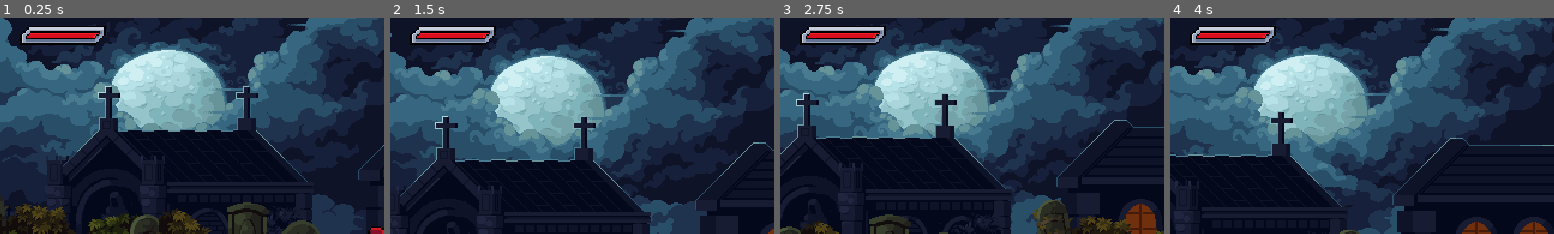
Above: before the commit, frames 1-4 (left to right).
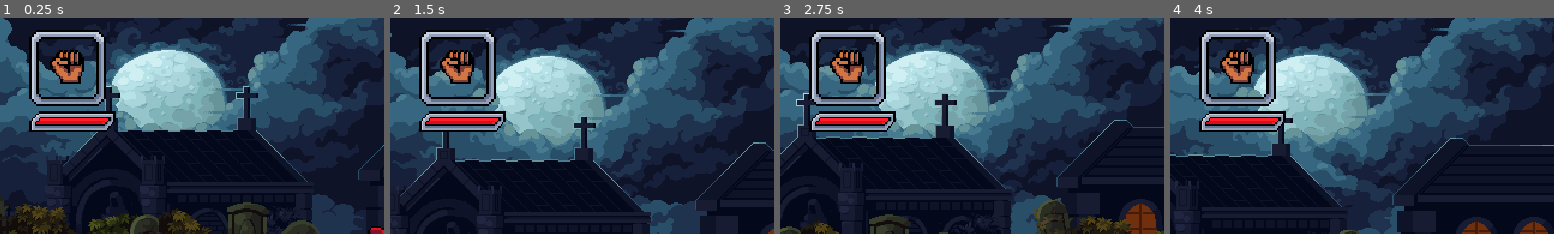
Above: after the commit, the same moments.

Repository: gabriel-codart/guerra-final
Game: Godot game, scene res://Scenes/Areas/area_cemetery.tscn
Two runs of this game, one before a commit and one after it. Both use one fixed random seed, a clock stepped at 60 frames per second and the inputs below. The project has no main scene, so this scene is started directly.
Inputs:
- Up to frame 1 (0.25 s): no input
- Up to frame 2 (1.5 s): hold Right (move_right) from 0.53 s (still down); tap Z (attack) at 0.6 s; tap Up (jump) at 0.77, 1.07 s; tap X (shoot) at 0.8, 1.35 s
- Up to frame 3 (2.75 s): tap Up (jump) at 1.52, 1.55, 1.82, 2.1 s; release Right (move_right) at 2.03 s; hold Left (move_left) from 2.03 s (still down); tap Z (attack) at 2.3 s
- Up to frame 4 (4 s): release Left (move_left) at 2.78 s; hold Right (move_right) from 2.78 s (still down); tap Z (attack) at 2.85 s; tap Up (jump) at 3.02, 3.32, 3.77, 3.8 s; tap X (shoot) at 3.05 s; tap 1 (get_default) at 3.6 s
The pictures show only the part of the screen within x 0-50%, y 2-52%; the shares and areas given below are measured in that part.

The runs differ from the first frame. In frame 1, 6.9% of the frame differs, in the area x 5-31%, y 3-53%; in frame 2, 6.9%; in frame 3, 6.9%; in frame 4, 6.9%.

Commit message:
feat: add Health Bar and Weapon Selector

Diff:
--- a/Scenes/Areas/area_cemetery.tscn
+++ b/Scenes/Areas/area_cemetery.tscn
@@ -4,7 +4,7 @@
 [ext_resource type="Texture2D" uid="uid://djj8vmy4ly3vs" path="res://Assets/Tiles/Cemetery/Parallax_Churches.png" id="2_hlbnd"]
 [ext_resource type="Texture2D" uid="uid://cveo464pxjgk5" path="res://Assets/Tiles/Cemetery/Parallax_Tombstones.png" id="3_3s0ni"]
 [ext_resource type="Texture2D" uid="uid://cxn62w14uejnx" path="res://Assets/Tiles/Cemetery/Tiles.png" id="4_e1hot"]
-[ext_resource type="PackedScene" uid="uid://v5eys0hxy1es" path="res://Scenes/protagonist/protagonist.tscn" id="5_22qiw"]
+[ext_resource type="PackedScene" uid="uid://v5eys0hxy1es" path="res://Scenes/Protagonist/protagonist.tscn" id="5_22qiw"]
 [ext_resource type="PackedScene" uid="uid://bul51wa0ie6a8" path="res://Scenes/Enemies/gangster_without_gun.tscn" id="6_8d2nw"]
 [ext_resource type="PackedScene" uid="uid://c2dhgpsfx2a8c" path="res://Scenes/HUD/hud.tscn" id="7_c7eds"]
 
--- a/Scenes/Enemies/gangster_without_gun.tscn
+++ b/Scenes/Enemies/gangster_without_gun.tscn
@@ -253,7 +253,7 @@
 radius = 131.84
 
 [sub_resource type="RectangleShape2D" id="RectangleShape2D_xry4c"]
-size = Vector2(26.2069, 8.96552)
+size = Vector2(26.8965, 7.5862)
 
 [node name="Gangster Without Gun" type="CharacterBody2D"]
 scale = Vector2(1.45, 1.45)
@@ -276,6 +276,7 @@
 wait_time = 2.0
 
 [node name="AttackTimer" type="Timer" parent="."]
+wait_time = 1.5
 
 [node name="DetectionArea2D" type="Area2D" parent="."]
 collision_layer = 0
@@ -290,7 +291,8 @@
 collision_mask = 2
 
 [node name="CollisionShape2D" type="CollisionShape2D" parent="AttackArea2D"]
-position = Vector2(23.4483, 14.8276)
+position = Vector2(23.7931, 14.1379)
+scale = Vector2(1, 1)
 shape = SubResource("RectangleShape2D_xry4c")
 debug_color = Color(1, 0.6, 0.701961, 0.419608)
 
--- a/Scenes/HUD/hud.tscn
+++ b/Scenes/HUD/hud.tscn
@@ -1,17 +1,57 @@
-[gd_scene load_steps=4 format=3 uid="uid://c2dhgpsfx2a8c"]
+[gd_scene load_steps=10 format=3 uid="uid://c2dhgpsfx2a8c"]
 
 [ext_resource type="Script" path="res://Scripts/HUD/hud.gd" id="1_3d8ni"]
+[ext_resource type="Texture2D" uid="uid://nv5ws6uwnu1t" path="res://Assets/Weapons/Default.png" id="2_kkc8p"]
 [ext_resource type="Texture2D" uid="uid://cmk3yxyyasb6e" path="res://Assets/HUD/Protagonist Health Bar Under.png" id="2_mh3a7"]
+[ext_resource type="Texture2D" uid="uid://bkk3631ktr1t0" path="res://Assets/HUD/Weapon Border.png" id="3_bw5gl"]
+[ext_resource type="Texture2D" uid="uid://4oxerhige7nt" path="res://Assets/Weapons/Pistol.png" id="3_dog1a"]
 [ext_resource type="Texture2D" uid="uid://d3guj1hbqe48w" path="res://Assets/HUD/Protagonist Health Bar Progress.png" id="3_riabt"]
+
+[sub_resource type="AtlasTexture" id="AtlasTexture_5fsb4"]
+atlas = ExtResource("2_kkc8p")
+region = Rect2(0, 0, 32, 32)
+
+[sub_resource type="AtlasTexture" id="AtlasTexture_2crst"]
+atlas = ExtResource("3_dog1a")
+region = Rect2(0, 0, 32, 32)
+
+[sub_resource type="SpriteFrames" id="SpriteFrames_u63ej"]
+animations = [{
+"frames": [{
+"duration": 1.0,
+"texture": SubResource("AtlasTexture_5fsb4")
+}],
+"loop": false,
+"name": &"default",
+"speed": 5.0
+}, {
+"frames": [{
+"duration": 1.0,
+"texture": SubResource("AtlasTexture_2crst")
+}],
+"loop": false,
+"name": &"pistol",
+"speed": 5.0
+}]
 
 [node name="HUD" type="CanvasLayer"]
 script = ExtResource("1_3d8ni")
 
+[node name="Weapon" type="AnimatedSprite2D" parent="."]
+position = Vector2(56, 48)
+scale = Vector2(1.5, 1.5)
+sprite_frames = SubResource("SpriteFrames_u63ej")
+animation = &"pistol"
+
+[node name="WeaponBorder" type="Sprite2D" parent="."]
+position = Vector2(56, 48)
+texture = ExtResource("3_bw5gl")
+
 [node name="HealthBar" type="TextureProgressBar" parent="."]
-offset_left = 16.0
-offset_top = 8.0
-offset_right = 64.0
-offset_bottom = 48.0
+offset_left = 24.0
+offset_top = 80.0
+offset_right = 72.0
+offset_bottom = 120.0
 scale = Vector2(1.5, 1.5)
 texture_under = ExtResource("2_mh3a7")
 texture_progress = ExtResource("3_riabt")
--- a/Scenes/protagonist/protagonist.tscn
+++ b/Scenes/protagonist/protagonist.tscn
@@ -653,7 +653,7 @@
 height = 64.0
 
 [sub_resource type="RectangleShape2D" id="RectangleShape2D_fvf74"]
-size = Vector2(18, 25.3333)
+size = Vector2(14.6667, 7.33333)
 
 [node name="Protagonist" type="CharacterBody2D"]
 scale = Vector2(1.5, 1.5)
@@ -684,7 +684,7 @@
 collision_mask = 4
 
 [node name="CollisionShape2D" type="CollisionShape2D" parent="AttackArea2D"]
-position = Vector2(19, 20)
+position = Vector2(17.3333, 20.3333)
 shape = SubResource("RectangleShape2D_fvf74")
 debug_color = Color(1, 0.6, 0.701961, 0.419608)
 
--- a/Scripts/Enemies/gangster_without_gun.gd
+++ b/Scripts/Enemies/gangster_without_gun.gd
@@ -155,10 +155,12 @@
 	can_walk = true
 
 func _on_attack_timer_timeout():
+	print("pode atacar")
 	can_attack = true
 
 func _on_animated_sprite_finished() -> void:
 	var anim_name: StringName = anim_sprite.animation
+	print(anim_name)
 	if anim_name == "attack":
 		is_attacking = false
 		can_attack = false
--- a/Scripts/HUD/hud.gd
+++ b/Scripts/HUD/hud.gd
@@ -1,11 +1,30 @@
 extends CanvasLayer
 
+@onready var weapon_sprite: AnimatedSprite2D = $Weapon
 @onready var health_bar: TextureProgressBar = $HealthBar
+# Armas Enumeradas
+enum Weapon { Default, Pistol }
+var weapon_names = {
+	Weapon.Default: "default",
+	Weapon.Pistol: "pistol"
+}
+# Vida
+var max_health: int
 
 func _ready():
+	var protagonist: CharacterBody2D = get_parent().get_node("Protagonist") as CharacterBody2D
+	if protagonist:
+		max_health = protagonist.maxHealth
+		set_health(protagonist.health)
 	pass
 
 func _process(delta):
 	var protagonist: CharacterBody2D = get_parent().get_node("Protagonist") as CharacterBody2D
 	if protagonist:
 		health_bar.value = protagonist.health * 100 / protagonist.maxHealth
+
+func set_weapon(weapon: Weapon) -> void:
+	weapon_sprite.play(weapon_names[weapon])
+
+func set_health(health: int) -> void:
+	health_bar.value = health * 100 / max_health
--- a/Scripts/Protagonist/protagonist.gd
+++ b/Scripts/Protagonist/protagonist.gd
@@ -2,6 +2,7 @@
 
 var projectile: PackedScene = preload("res://Scenes/Projectiles and Effects/projectile.tscn")
 
+@onready var HUD: CanvasLayer = $"../HUD"
 @onready var anim_sprite: AnimatedSprite2D = $AnimatedSprite2D
 @onready var weapon_marker: Marker2D = $WeaponMarker2D
 @onready var attack_area: Area2D = $AttackArea2D
@@ -61,28 +62,34 @@
 	move_and_slide()
 	player_animate()
 
+func can_act() -> bool:
+	return not is_attacking and not is_getting_hurt
+
+func set_state(new_state: State) -> void:
+	if current_state != new_state:
+		current_state = new_state
+
 func player_gravity(delta: float) -> void:
-	if not is_on_floor():
+	if not is_on_floor(): # Está no ar
 		velocity.y += GRAVITY * delta
 		if current_state != State.Jump and current_state != State.Fall_Shot:
-			current_state = State.Fall
+			set_state(State.Fall)
 
 func player_idle(_delta: float) -> void:
-	#print(is_attacking)
-	if is_on_floor() and not is_attacking and not is_getting_hurt:
-		current_state = State.Idle
+	if is_on_floor() and can_act():
+		set_state(State.Idle)
 
 func player_run(_delta: float) -> void:
 	var direction: float = Input.get_axis("move_left","move_right")
 
-	if direction and not is_attacking and not is_getting_hurt:
+	if direction and can_act():
 		velocity.x = direction * SPEED
 		# Flipa o Personagem de acordo com a direção
 		transform.x.x = direction * SCALE
 		# Guarda a direção atual
 		current_direction = Direction.Right if direction > 0 else Direction.Left
 		if is_on_floor():
-			current_state = State.Run
+			set_state(State.Run)
 	else:
 		velocity.x = move_toward(velocity.x, 0, SPEED)
 
@@ -91,7 +98,7 @@
 		return
 	if Input.is_action_just_pressed("jump") and is_on_floor(): # Se remover o is_on_floor() tem-se uma mecânica de vôo
 		velocity.y = JUMP
-		current_state = State.Jump
+		set_state(State.Jump)
 
 func player_get_weapon() -> void:
 	if Input.is_action_just_pressed("get_default"):
@@ -99,21 +106,23 @@
 	if Input.is_action_just_pressed("get_pistol"):
 		current_weapon = Weapon.Pistol
 
+	HUD.set_weapon(current_weapon) # Atualiza arma no HUD
+
 func player_action(_delta: float) -> void:
-	if Input.is_action_just_pressed("shoot") and current_weapon != Weapon.Default and not is_getting_hurt and not is_attacking:
+	if Input.is_action_just_pressed("shoot") and current_weapon != Weapon.Default and can_act():
 		if not is_on_floor(): # Atirando no ar
 			weapon_marker.set_axis(weapon_names[current_weapon], "in_air")
 			create_projectile()
-			current_state = State.Fall_Shot
+			set_state(State.Fall_Shot)
 			is_attacking = true
 			return
 		# Atirando no chão
 		weapon_marker.set_axis(weapon_names[current_weapon], "on_floor")
 		create_projectile()
-		current_state = State.Shot
+		set_state(State.Shot)
 		is_attacking = true
-	if Input.is_action_just_pressed("attack") and is_on_floor() and not is_getting_hurt and not is_attacking:
-		current_state = State.Attack
+	if Input.is_action_just_pressed("attack") and is_on_floor() and can_act():
+		set_state(State.Attack)
 		is_attacking = true
 
 func create_projectile() -> void:
@@ -135,12 +144,12 @@
 	if is_attacking or is_getting_hurt:
 		return
 	health -= damage
+	HUD.set_health(health) # Atualiza barra de vida no HUD
 	is_getting_hurt = true
 	if health > 0:
-		current_state = State.Hurt
+		set_state(State.Hurt)
 	else:
-		current_state = State.Dead
-	print("Health: ", health, " + State: ", state_names[current_state])
+		set_state(State.Dead)
 
 func player_animate() -> void:
 	if weapon_names[current_weapon] == "default" and state_names[current_state] == "shot":
@@ -150,17 +159,15 @@
 
 func _on_sprite_animation_finished():
 	var anim_name: StringName = anim_sprite.animation
-	#print(anim_name, " + ", state_names[current_state], " + ", is_attacking)
 	if anim_name.ends_with("_jump"):
-		current_state = State.Fall
+		set_state(State.Fall)
 	elif anim_name.ends_with("_attack"):
 		is_attacking = false
 		check_attack_area()
 	elif anim_name.ends_with("_shot"):
-		print(anim_name, " + ", state_names[current_state], " + ", is_attacking)
 		is_attacking = false
 		if anim_name.ends_with("_fall_shot"):
-			current_state = State.Fall
+			set_state(State.Fall)
 	elif anim_name.ends_with("_hurt"):
 		is_getting_hurt = false
 	elif anim_name.ends_with("_dead"):
Binary file added: Assets/HUD/Weapon Border.png
Not shown, added: Assets/HUD/Weapon Border.png.import
Binary file added: Assets/Weapons/Default.png
Not shown, added: Assets/Weapons/Default.png.import
Binary file added: Assets/Weapons/Pistol.png
Not shown, added: Assets/Weapons/Pistol.png.import
